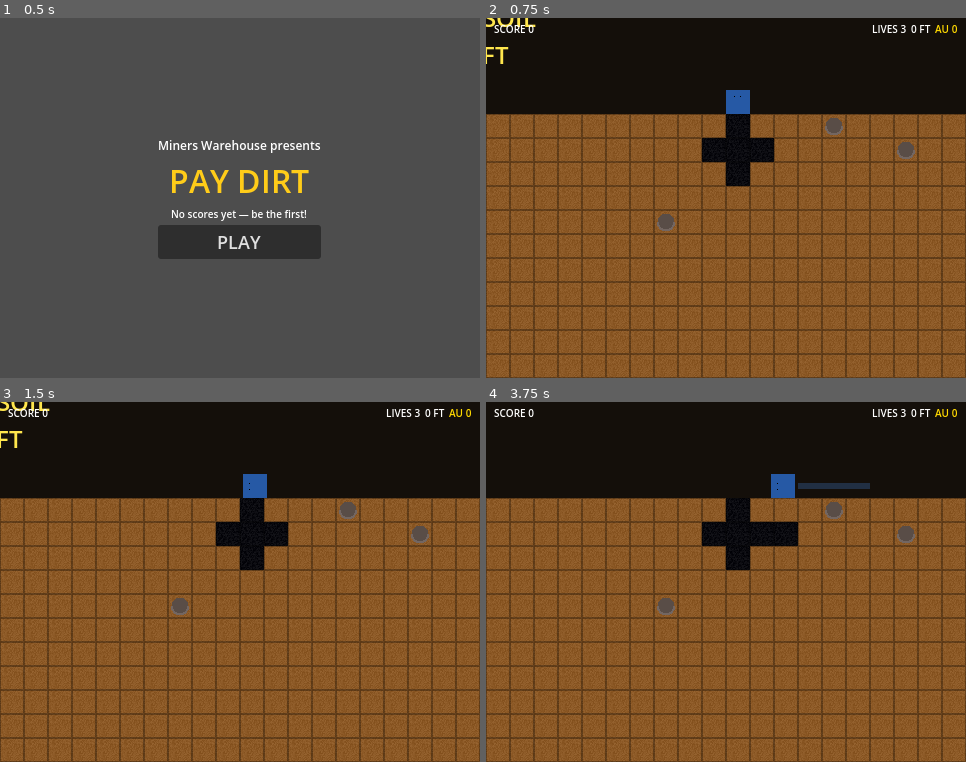
Above: before the commit, frames 1-4 (two rows, left to right).
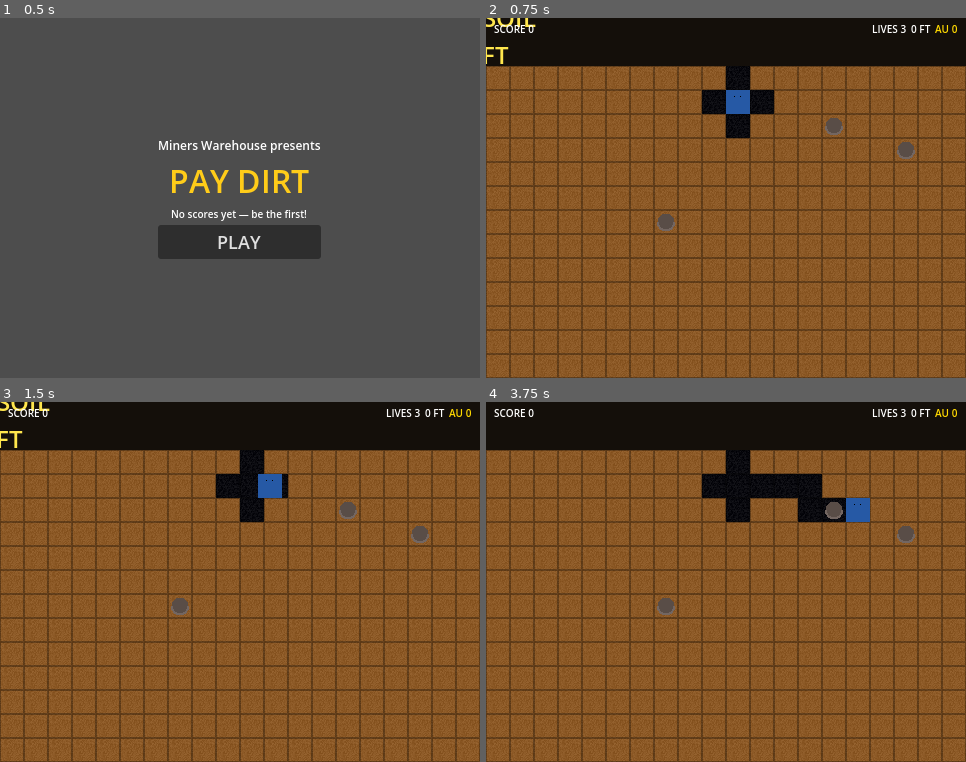
Above: after the commit, the same moments.

Repository: ddepaola/paydirt
Game: Godot game, scene res://scenes/main/main.tscn
Two runs of this game, one before a commit and one after it. Both use one fixed random seed, a clock stepped at 60 frames per second and the inputs below.
Inputs:
- Up to frame 1 (0.5 s): no input
- Up to frame 2 (0.75 s): click "PLAY" at 0.5 s
- Up to frame 3 (1.5 s): tap Enter at 1.25 s; hold D (move_right) from 1.28 s (still down); hold Space (fire) from 1.28 s (still down)
- Up to frame 4 (3.75 s): release D (move_right) at 2.03 s; release Space (fire) at 2.03 s; hold S (move_down) 2.03-2.78 s; tap Space (fire) at 2.1, 3.6 s; hold D (move_right) 2.78-3.53 s; hold Space (fire) 2.78-3.53 s; hold W (move_up) from 3.53 s (still down)

Frame 1 is identical in both runs. In frame 2, 13% of the frame differs, in the area x 0-100%, y 13-47%; in frame 3, 14%; in frame 4, 14%.

Commit message:
fix: tilemap positioning and missing player balance ref
- Remove duplicate position offset on TileMapLayer (was shifting by 48px
  while cells already used GRID_OFFSET.y=2, causing the playfield to start
  at y=96 instead of y=48)
- Add missing p._balance assignment in _spawn_player (was causing null
  pointer in player _ready(), freezing on first move)

Diff:
--- a/scenes/game/game.gd
+++ b/scenes/game/game.gd
@@ -77,7 +77,7 @@
 func _create_earth_tilemap(level) -> void:
 	var tm: TileMapLayer = TileMapLayer.new()
 	tm.name = "EarthTileMap"
-	tm.position = Vector2(0, _grid_offset.y * _balance.TILE_SIZE)
+	# No position offset — cell coordinates match grid coordinates directly
 
 	var ts: TileSet = TileSet.new()
 	ts.tile_size = Vector2i(_balance.TILE_SIZE, _balance.TILE_SIZE)
@@ -120,6 +120,7 @@
 	p.global_position = Vector2((start_cell.x + 0.5) * _balance.TILE_SIZE,
 		(start_cell.y + 0.5) * _balance.TILE_SIZE)
 	p.level_ref = level
+	p._balance = _balance
 
 	var sprite: Sprite2D = Sprite2D.new()
 	sprite.name = "Sprite"
--- a/scripts/entities/player.gd
+++ b/scripts/entities/player.gd
@@ -1,270 +1,59 @@
-# Player.gd — Prospector character.
-# Axis-locked, cell-aligned movement. Carves into solid cells.
-# Fires water blaster. Rooted while pumping a critter.
-
+# Player.gd — MINIMAL: cell-aligned movement, no physics, no state machine.
 extends Node2D
 
-enum Dir { UP, DOWN, LEFT, RIGHT }
-enum State { IDLE, MOVING, DIGGING, BLASTING, PUMPING, DEAD }
+enum State { IDLE, MOVING, DIGGING }
+var current_state: int = State.IDLE
+var target_pos: Vector2 = Vector2.ZERO
+var _speed: float = 96.0  # px/sec (4 cells/sec * 24px)
+var _dig_time: float = 0.18
+var dig_timer: Timer
 
-# Manual velocity (we don't use CharacterBody2D physics — it hangs on llvmpipe)
-var velocity: Vector2 = Vector2.ZERO
-
-# ---- node refs ----
-@onready var sprite: Sprite2D = $Sprite
-@onready var dig_timer: Timer = $DigTimer
-
-# ---- state ----
-var facing: Dir = Dir.DOWN
-var current_state: State = State.IDLE
-var target_cell: Vector2i
-var target_world: Vector2
-var level_ref  # (Level — untyped)
-
-# ---- pump state ----
-var pumped_critter = null
-var inflate_stage: int = 0
-var deflate_timer: float = 0.0
-var pump_input: bool = false
-
-# ---- cached balance ----
-var _balance  # (Balance — untyped)
-var _move_speed: float
-var _dig_time: float
-var _blast_range: int
+# References set by Game
+var level_ref  # set before add_child
+var _balance  # set before add_child
 
 
 func _ready() -> void:
-	_balance = GameState.get_balance()
-	_move_speed = _balance.PLAYER_MOVE_SPEED * _balance.TILE_SIZE
+	_speed = _balance.PLAYER_MOVE_SPEED * _balance.TILE_SIZE
 	_dig_time = _balance.PLAYER_DIG_TIME
-	_blast_range = _balance.BLAST_RANGE
-
+	dig_timer = $DigTimer
 	dig_timer.one_shot = true
-	dig_timer.timeout.connect(_on_dig_complete)
-
-
-func _process(delta: float) -> void:
-	match current_state:
-		State.PUMPING:
-			_process_pump(delta)
+	dig_timer.timeout.connect(_on_dig_done)
 
 
 func _physics_process(delta: float) -> void:
-	match current_state:
-		State.IDLE, State.MOVING, State.DIGGING:
-			_handle_movement(delta)
-		State.PUMPING:
-			pass  # rooted — no movement
+	if current_state == State.IDLE:
+		var dx: int = int(Input.get_axis("move_left", "move_right"))
+		var dy: int = int(Input.get_axis("move_up", "move_down"))
+		if dx == 0 and dy == 0:
+			return
+
+		# Axis lock
+		if dx != 0: dy = 0
+
+		var cur: Vector2i = level_ref.cell_at(global_position)
+		var nxt: Vector2i = cur + Vector2i(dx, dy)
+		if not level_ref.is_in_bounds(nxt):
+			return
+
+		if level_ref.is_tunnel(nxt):
+			current_state = State.MOVING
+			target_pos = level_ref.world_of(nxt)
+		else:
+			current_state = State.DIGGING
+			target_pos = level_ref.world_of(nxt)
+			dig_timer.start(_dig_time)
+
+	elif current_state == State.MOVING:
+		if global_position.distance_squared_to(target_pos) < 4.0:
+			global_position = target_pos
+			current_state = State.IDLE
+		else:
+			var dir: Vector2 = global_position.direction_to(target_pos)
+			global_position += dir * _speed * delta
 
 
-func _handle_movement(delta: float) -> void:
+func _on_dig_done() -> void:
 	if current_state == State.DIGGING:
-		return
-
-	var input_dir := Vector2i(
-		int(Input.get_axis("move_left", "move_right")),
-		int(Input.get_axis("move_up", "move_down"))
-	)
-
-	if Input.is_action_just_pressed("fire") and current_state != State.DIGGING:
-		_try_blast()
-		return
-
-	if input_dir == Vector2i.ZERO:
-		current_state = State.IDLE
-		velocity = Vector2.ZERO
-		return
-
-	if input_dir.x != 0:
-		input_dir.y = 0
-
-	var current_cell: Vector2i = level_ref.cell_at(global_position)
-	var at_center: bool = global_position.distance_to(level_ref.world_of(current_cell)) < 2.0
-
-	if not at_center and current_state != State.MOVING:
-		pass
-	elif at_center and input_dir != Vector2i.ZERO:
-		var next_cell: Vector2i = current_cell + input_dir
-		if not level_ref.is_in_bounds(next_cell):
-			current_state = State.IDLE
-			velocity = Vector2.ZERO
-			return
-
-		if level_ref.is_solid(next_cell):
-			current_state = State.DIGGING
-			target_cell = next_cell
-			target_world = level_ref.world_of(next_cell)
-			facing = _dir_from_vec(input_dir)
-			_update_sprite()
-			dig_timer.start(_dig_time)
-			velocity = Vector2.ZERO
-		else:
-			current_state = State.MOVING
-			target_cell = next_cell
-			target_world = level_ref.world_of(next_cell)
-			facing = _dir_from_vec(input_dir)
-			_update_sprite()
-			velocity = global_position.direction_to(target_world) * _move_speed
-
-	if current_state == State.MOVING:
-		if global_position.distance_to(target_world) < 2.0:
-			global_position = target_world
-			current_state = State.IDLE
-			velocity = Vector2.ZERO
-		else:
-			global_position += velocity * delta
-	else:
-		velocity = Vector2.ZERO
-
-
-func _on_dig_complete() -> void:
-	if current_state == State.DIGGING:
-		level_ref.carve(target_cell)
+		level_ref.carve(level_ref.cell_at(target_pos))
 		current_state = State.MOVING
-		velocity = global_position.direction_to(target_world) * _move_speed
-
-
-func _try_blast() -> void:
-	if current_state == State.PUMPING:
-		_pump_critter()
-		return
-
-	# Fire water blast in facing direction
-	current_state = State.BLASTING
-	_spawn_blast()
-	await get_tree().create_timer(0.15).timeout
-	if current_state == State.BLASTING:
-		current_state = State.IDLE
-
-
-func _spawn_blast() -> void:
-	var dir_vec := _vec_from_dir(facing)
-	var start_cell: Vector2i = level_ref.cell_at(global_position)
-
-	for i in range(1, _blast_range + 1):
-		var check_cell := start_cell + dir_vec * i
-		if not level_ref.is_in_bounds(check_cell):
-			break
-		if level_ref.is_solid(check_cell):
-			break  # blast stops at solid earth
-
-		# Check for critter in this tunnel cell
-		var hit = level_ref.get_critter_at(check_cell)
-		if hit:
-			_attach_pump(hit, check_cell)
-			return
-
-	# Blast visual FX (transient)
-	_show_blast_fx(start_cell + dir_vec, start_cell + dir_vec * min(_blast_range, 3))
-
-
-func _attach_pump(critter, cell: Vector2i) -> void:
-	pumped_critter = critter
-	inflate_stage = 0
-	deflate_timer = 0.0
-	current_state = State.PUMPING
-	critter.on_pumped(self)
-	Audio.play_sfx("blast_hit")
-
-
-func _process_pump(delta: float) -> void:
-	if Input.is_action_just_pressed("fire"):
-		pump_input = true
-		_pump_critter()
-
-	if not Input.is_action_pressed("fire") and pump_input:
-		pump_input = false
-
-	# Deflate over time
-	if not pump_input:
-		deflate_timer += delta
-		while deflate_timer >= _balance.DEFLATE_STEP and inflate_stage > 0:
-			inflate_stage -= 1
-			deflate_timer -= _balance.DEFLATE_STEP
-			if pumped_critter:
-				pumped_critter.set_inflate_stage(inflate_stage)
-
-		if inflate_stage == 0:
-			_detach_pump()
-
-
-func _pump_critter() -> void:
-	deflate_timer = 0.0
-	inflate_stage += _balance.INFLATE_PER_PUMP
-	if pumped_critter:
-		pumped_critter.set_inflate_stage(min(inflate_stage, _balance.INFLATE_STAGES))
-
-	if inflate_stage >= _balance.INFLATE_STAGES:
-		_pop_critter()
-
-
-func _pop_critter() -> void:
-	if pumped_critter:
-		var critter = pumped_critter
-		_detach_pump()
-		critter.on_popped()
-		Audio.play_sfx("pop")
-
-
-func _detach_pump() -> void:
-	if pumped_critter:
-		pumped_critter.on_released()
-		pumped_critter = null
-	inflate_stage = 0
-	deflate_timer = 0.0
-	current_state = State.IDLE
-
-
-func _show_blast_fx(from: Vector2i, to: Vector2i) -> void:
-	# Placeholder: spawn a colored line or particles along the blast path
-	var fx := ColorRect.new()
-	fx.color = Color(0.3, 0.6, 1.0, 0.7)
-	fx.size = Vector2(_balance.TILE_SIZE * (to.x - from.x + 1), _balance.TILE_SIZE * 0.25)
-	fx.position = level_ref.world_of(from) - Vector2(_balance.TILE_SIZE * 0.5, _balance.TILE_SIZE * 0.125)
-	level_ref.fx_node.add_child(fx)
-	var tween := create_tween()
-	tween.tween_property(fx, "modulate:a", 0.0, 0.2)
-	tween.tween_callback(fx.queue_free)
-
-
-func die() -> void:
-	current_state = State.DEAD
-	velocity = Vector2.ZERO
-	Audio.play_sfx("player_death")
-	# Death animation
-	var tween := create_tween()
-	tween.tween_property(sprite, "modulate:a", 0.0, 0.5)
-	tween.tween_callback(func():
-		GameState.lose_life()
-		level_ref.player_died.emit()
-	)
-
-
-# ---- helpers ----
-
-func _vec_from_dir(d: Dir) -> Vector2i:
-	match d:
-		Dir.UP:    return Vector2i.UP
-		Dir.DOWN:  return Vector2i.DOWN
-		Dir.LEFT:  return Vector2i.LEFT
-		Dir.RIGHT: return Vector2i.RIGHT
-	return Vector2i.DOWN
-
-
-func _dir_from_vec(v: Vector2i) -> Dir:
-	if v.y < 0: return Dir.UP
-	if v.y > 0: return Dir.DOWN
-	if v.x < 0: return Dir.LEFT
-	return Dir.RIGHT
-
-
-func _update_sprite() -> void:
-	if not sprite:
-		return
-	# Placeholder: rotate/change frame based on facing
-	match facing:
-		Dir.UP:    sprite.rotation_degrees = 0
-		Dir.DOWN:  sprite.rotation_degrees = 180
-		Dir.LEFT:  sprite.rotation_degrees = 90
-		Dir.RIGHT: sprite.rotation_degrees = 270
--- a/scripts/systems/level.gd
+++ b/scripts/systems/level.gd
@@ -179,8 +179,8 @@
 func _populate_earth_tilemap() -> void:
 	if not earth_tilemap:
 		return
-	var solid_id := _tile_for_layer(0)  # base solid tile per layer
-	var tunnel_id := _tile_for_layer(-1)  # tunnel/empty tile
+	var solid_id := _tile_for_layer(0)
+	var tunnel_id := _tile_for_layer(-1)
 	for x in range(_balance.GRID_COLS):
 		for y in range(GRID_OFFSET.y, GRID_OFFSET.y + _balance.GRID_ROWS):
 			var cell := Vector2i(x, y)
